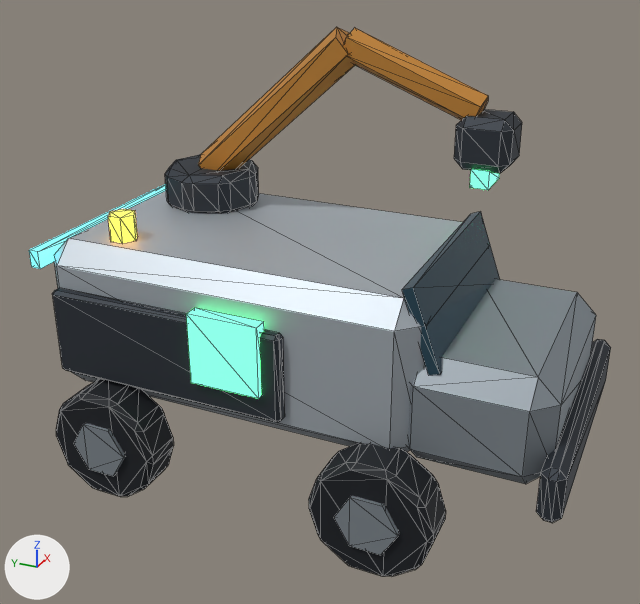
The glTF model public/media/model/exo-engineer.glb as it was, and as the next commit left it.
Rendered twice from a 50 mm lens placed at (-4.22, -2.09, 3.17), pointed at (-0.1, -0.23, 1.11). The lights are fixed; the arrows at lower left show +X, +Y and +Z. The first picture is the older version. Mesh edges are drawn as thin lines. Where no turn or scale is listed for an object, it has been applied to the vertices. Vertices at exactly the same position are counted once.

In view in the first picture: 'body'.
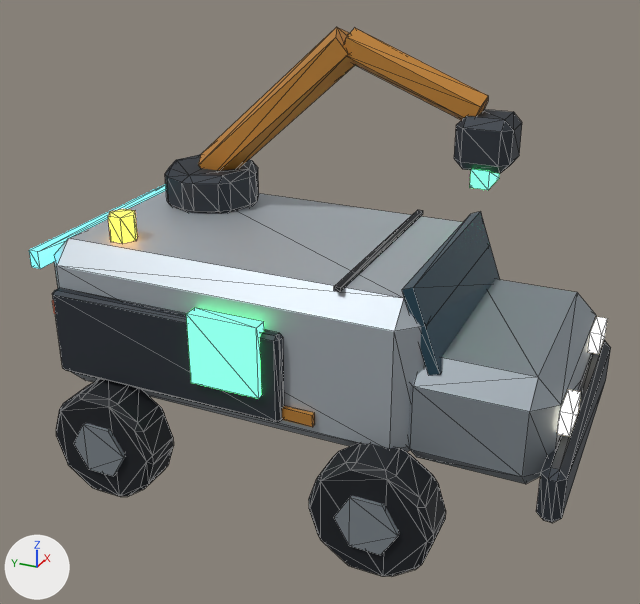
Where the newer file only moved an object's origin or applied its transform, the numbers keep the older frame.

The change, as a diff of the scene's bpy script:
```diff
--- a/public/media/model/exo-engineer.glb.py
+++ b/public/media/model/exo-engineer.glb.py
@@ mat_red @@
+mat_red = principled_material('red')
+mat_red.base_color = (0.0, 0.0, 0.0)  # black #000000
+mat_red.roughness = 0.4
+mat_red.emission_color = (1.0, 0.144, 0.0742)  # red #ff6a4d
+mat_red.emission_strength = 3.0
@@ mat_lamp @@
+mat_lamp = principled_material('lamp')
+mat_lamp.base_color = (0.0, 0.0, 0.0)  # black #000000
+mat_lamp.roughness = 0.4
+mat_lamp.emission_color = (1.0, 0.88, 0.672)  # beige #fff1d6
+mat_lamp.emission_strength = 3.2
@@ me_body @@
 # used by ob_body; location = (0.0, 0.0, 0.0)
-me_body.from_pydata(...)  # 548 vertices, 1008 faces; spans x -0.93..0.93, y -1.74..1.25, z 0.04..2.53
+me_body.from_pydata(...)  # 604 vertices, 1092 faces; spans x -0.93..0.93, y -1.74..1.25, z 0.04..2.53
+# me_body part 1: a new loose piece, a box spanning x -0.63..0.63, y -0.577..-0.543, z 1.448..1.468, in mat_black (black #1c2026)
+# me_body part 2: a new loose piece, a box spanning x -0.727..-0.697, y -0.472..0.892, z 0.715..0.785, in mat_accent (orange #c98a3a)
+# me_body part 3: a new loose piece, a box spanning x -0.558..-0.338, y -1.71..-1.65, z 0.89..1.01, in mat_lamp (black #000000, glowing beige #fff1d6)
+# me_body part 4: a new loose piece, a box spanning x 0.338..0.558, y -1.71..-1.65, z 0.89..1.01, in mat_lamp (black #000000, glowing beige #fff1d6)
+# other edits to the shape of me_body do not show in these pictures
 me_body.materials.append(mat_black)
@@ me_body @@
 me_body.materials.append(mat_amber)
+me_body.materials.append(mat_lamp)  # black #000000, glowing beige #fff1d6
+me_body.materials.append(mat_red)  # black #000000, glowing red #ff6a4d
```

Location of each change, (x1, y1, x2, y2) in pixels of the pictures (640 x 604 px):
part 1 of me_body, added
    after: (334, 210, 423, 292)
part 2 of me_body, added (orange)
    after: (282, 406, 315, 427)
part 3 of me_body, added
    after: (557, 390, 581, 436)
part 4 of me_body, added
    after: (588, 317, 607, 354)
